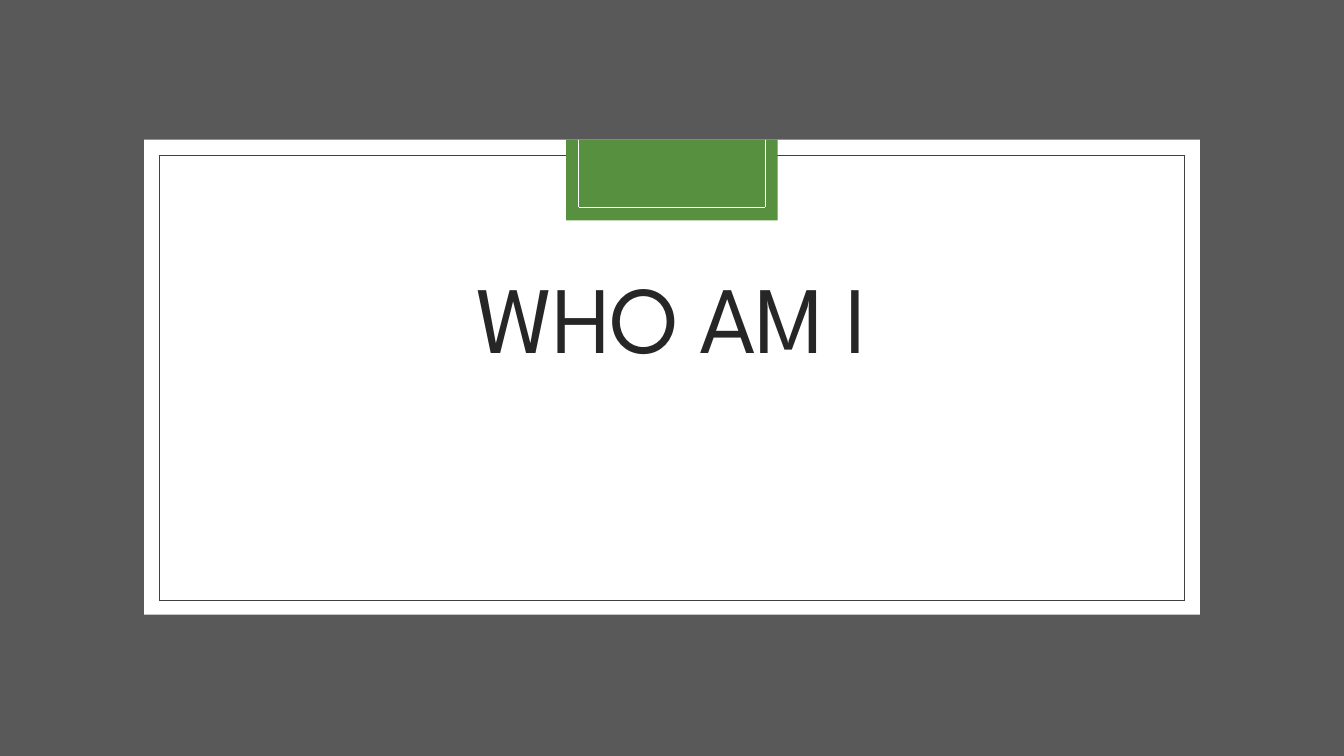
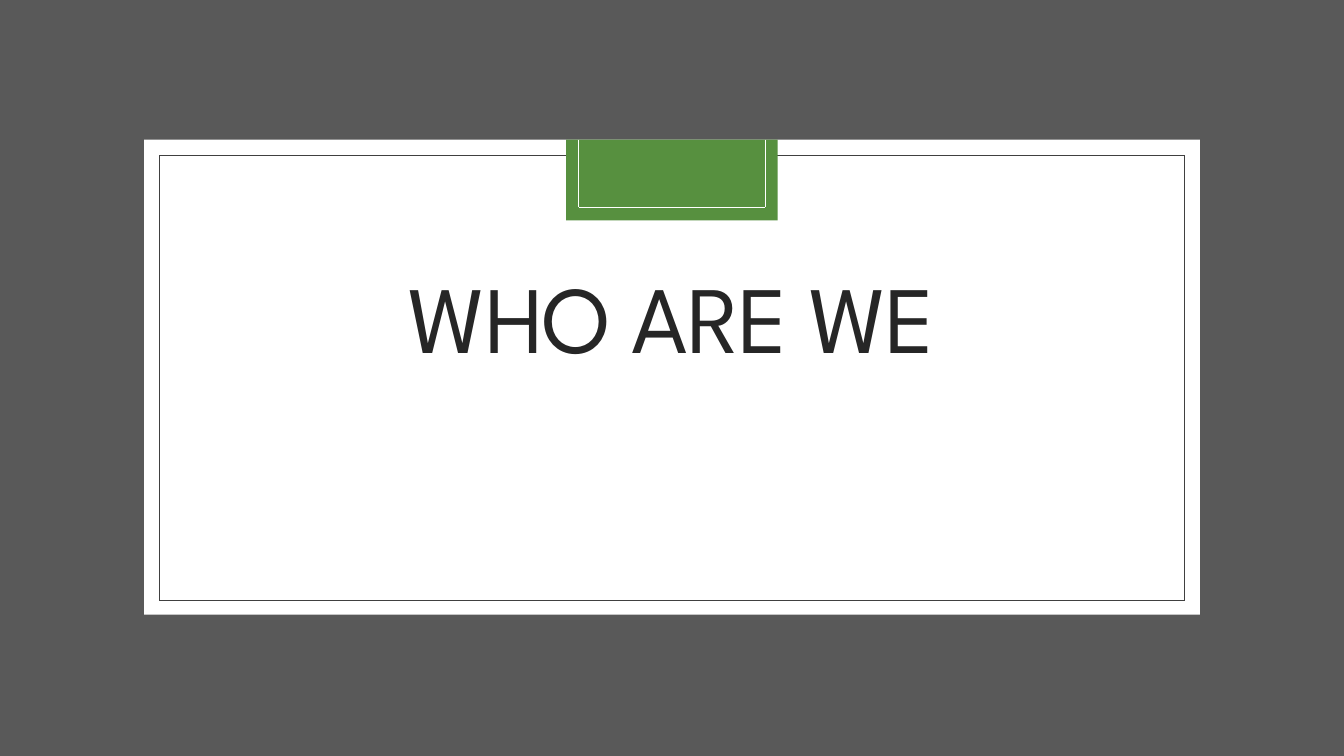
Before and after one commit to FredHutch/R_Package_Validation_Tutorial, a slide deck: slide 3 of Slides/Slides-01-Welcome_and_Orientation/Slides-01-Welcome_and_Orientation.pptx. Drawn at 1344x756 pixels with LibreOffice and Linux fonts; fonts in the diff are those of the drawing. Boxes give left, top, right and bottom in pixels: in the first picture for what was removed or moved away, otherwise in the second. Text is boxed around its words. In the diff, an @@ line names an element or a change of style, - is before the commit and + after.

```diff
--- a/Slides/Slides-01-Welcome_and_Orientation/Slides-01-Welcome_and_Orientation.pptx
+++ b/Slides/Slides-01-Welcome_and_Orientation/Slides-01-Welcome_and_Orientation.pptx
@@ title at (409, 289, 935, 354): text changed @@
-WHO AM I
+WHO ARE WE
```
Also in this commit, not shown: 1 other slide changed, 1 slide added, 6 other files.
